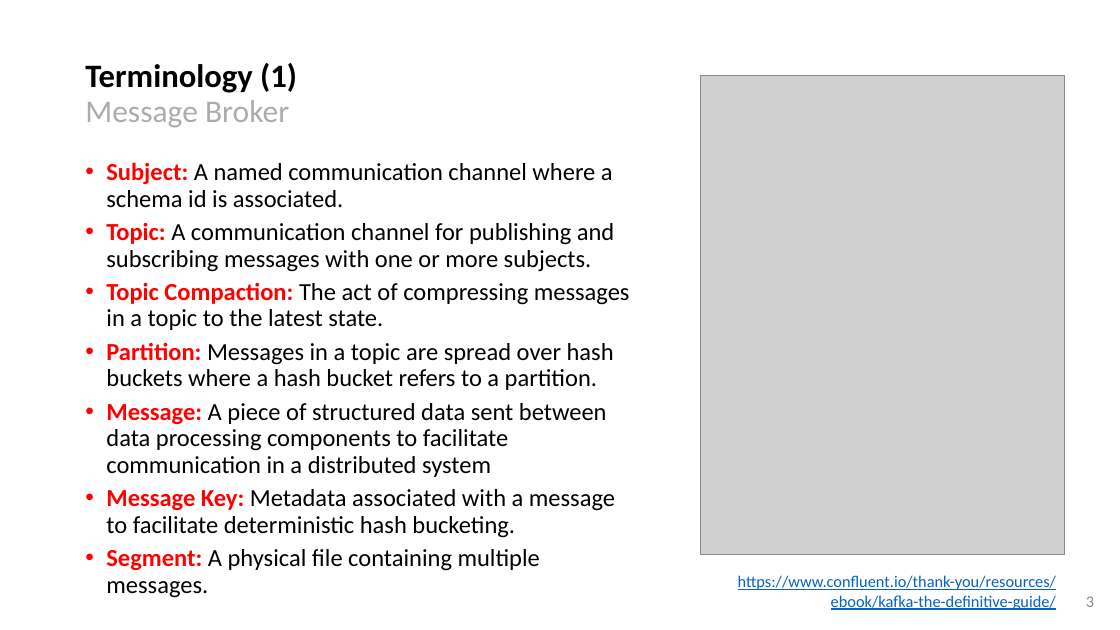
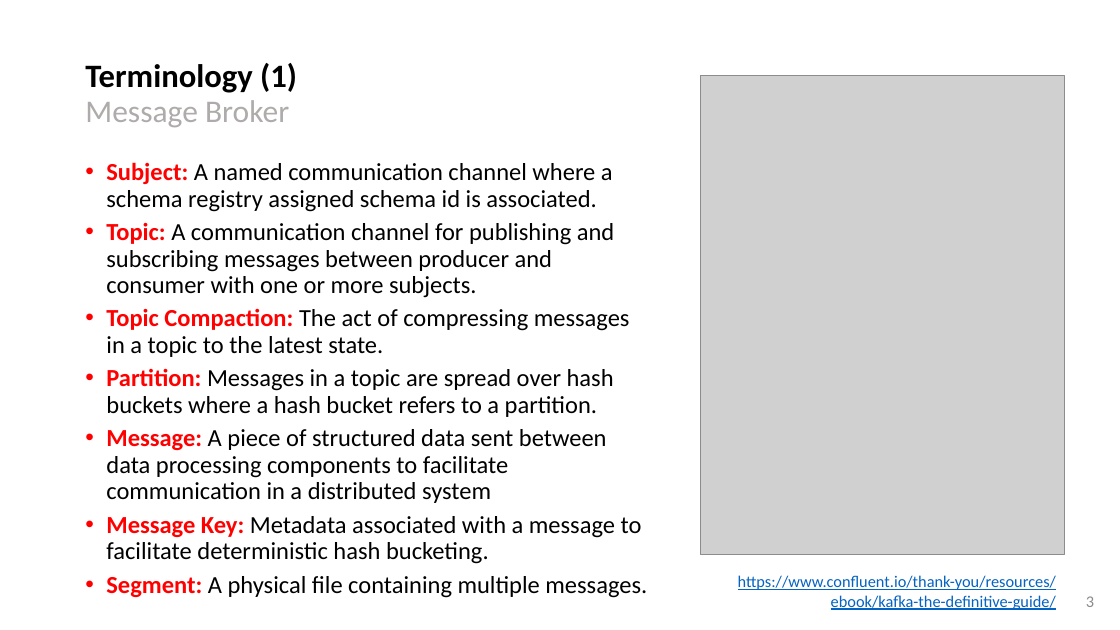
Before and after one commit to network-analytics/ietf-network-analytics-document-status, a slide deck: slide 3 of 124/NMOP/draft-netana-nmop-yang-message-broker-message-key-01.pptx. Drawn at 1120x630 pixels with LibreOffice and Linux fonts; fonts in the diff are those of the drawing; grey boxes stand for pictures. Boxes give left, top, right and bottom in pixels: in the first picture for what was removed or moved away, otherwise in the second. Text is boxed around its words. In the diff, an @@ line names an element or a change of style, - is before the commit and + after.

```diff
--- a/124/NMOP/draft-netana-nmop-yang-message-broker-message-key-01.pptx
+++ b/124/NMOP/draft-netana-nmop-yang-message-broker-message-key-01.pptx
@@ text at [106, 162, 614, 298]: text changed @@
-• Subject: A named communication channel where a schema id is associated.
-• Topic: A communication channel for publishing and subscribing messages with one or more subjects.
+• Subject: A named communication channel where a schema registry assigned schema id is associated.
+• Topic: A communication channel for publishing and subscribing messages between producer and consumer with one or more subjects.
```
Also in this commit, not shown: 4 other slides changed, 2 other files.
